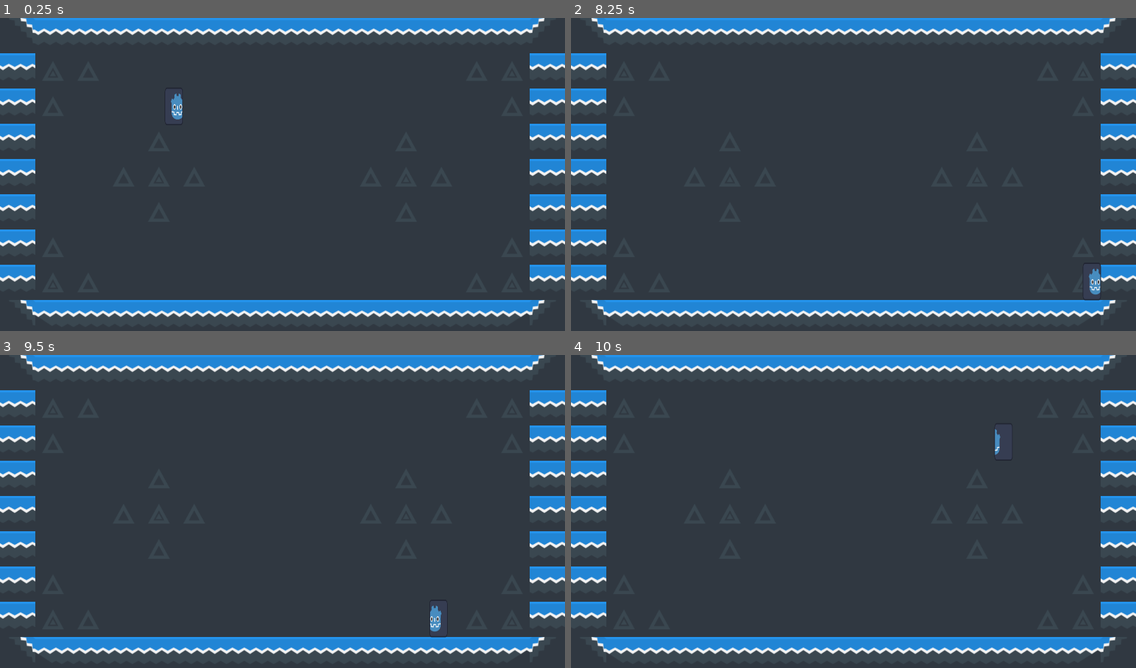
Above: before the commit, frames 1-4 (two rows, left to right).
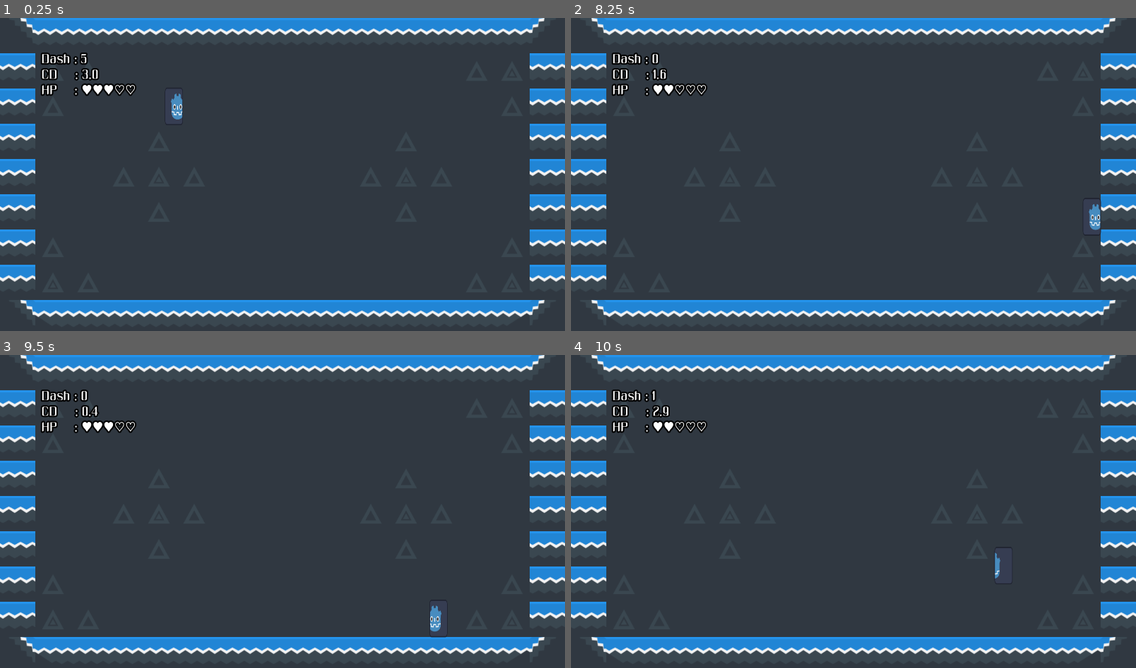
Above: after the commit, the same moments.

Repository: Draze999/SoundCrawler
Game: Godot game, scene res://scenes/world.tscn
Same seed, same stepped clock (60 frames per second), same inputs: the game is played once before the commit and once after it. The engine's default icon, where the game draws it, is replaced by a stand-in: a white triangle on a blue panel in a dark square.
Inputs (mouse positions are in pixels of both pictures, inside the frame that each line leads up to):
- Up to frame 1 (0.25 s): no input
- Up to frame 2 (8.25 s): tap Enter at 0.5, 8 s; move the mouse to (977, 161) at 0.52 s; hold Right (Move_Right) 0.53-1.28 s; click (977, 161) at 0.6 s; tap Shift (Dash) at 0.8, 1.35, 3.05, 3.6, 5.3, 5.85, 7.55, 8.1 s; move the mouse to (740, 193) at 1.27 s; hold Down (Move_Down) 1.28-2.03 s; right-click (740, 193) at 1.55 s; tap Space at 2 s; move the mouse to (910, 105) at 2.02 s; hold Right (Move_Right) 2.03-2.78 s; right-click (910, 105) at 2.1 s; click (910, 105) at 2.3 s; move the mouse to (825, 240) at 2.77 s; hold Up (Move_Up) 2.78-3.53 s; click (825, 240) at 2.85 s; move the mouse to (1023, 224) at 3.52 s; hold Left (Move_Left) 3.53-5.03 s; right-click (1023, 224) at 3.8 s; move the mouse to (684, 127) at 4.27 s; right-click (684, 127) at 4.35 s; click (684, 127) at 4.55 s; move the mouse to (881, 177) at 5.02 s; hold Down (Move_Down) 5.03-5.78 s; click (881, 177) at 5.1 s; move the mouse to (768, 96) at 5.77 s; hold Right (Move_Right) 5.78-6.53 s; right-click (768, 96) at 6.05 s; move the mouse to (977, 161) at 6.52 s; hold Up (Move_Up) 6.53-7.28 s; right-click (977, 161) at 6.6 s; click (977, 161) at 6.8 s; move the mouse to (740, 193) at 7.27 s; hold Right (Move_Right) 7.28-8.03 s; click (740, 193) at 7.35 s; move the mouse to (910, 105) at 8.02 s; hold Down (Move_Down) from 8.03 s (still down)
- Up to frame 3 (9.5 s): right-click (339, 442) at 8.3 s; move the mouse to (254, 577) at 8.77 s; release Down (Move_Down) at 8.78 s; hold Left (Move_Left) from 8.78 s (still down); right-click (254, 577) at 8.85 s; click (254, 577) at 9.05 s
- Up to frame 4 (10 s): move the mouse to (1023, 561) at 9.52 s; release Left (Move_Left) at 9.53 s; hold Up (Move_Up) from 9.53 s (still down); click (1023, 561) at 9.6 s; tap Shift (Dash) at 9.8 s

The runs differ from the first frame. In frame 1, 0.9% of the frame differs, in the area x 7-25%, y 11-25%; in frame 2, 1.1%, in the area x 7-94%, y 11-91%; in frame 3, 0.8%; in frame 4, 1.0%.

Commit message:
Added informations displayer and a font

Diff:
--- a/scenes/player.tscn
+++ b/scenes/player.tscn
@@ -12,7 +12,7 @@
 [node name="Player" type="CharacterBody2D"]
 script = ExtResource("1_cj66b")
 
-[node name="Sprite2D" type="Sprite2D" parent="."]
+[node name="PlayerSprite" type="Sprite2D" parent="."]
 position = Vector2(0, -64)
 scale = Vector2(0.484375, 1)
 texture = ExtResource("1_2araf")
@@ -30,7 +30,7 @@
 limit_bottom = 1080
 
 [node name="TargetArrow" type="Sprite2D" parent="."]
-show_behind_parent = true
+z_index = 1000
 scale = Vector2(1.5, 1.5)
 texture = ExtResource("4_1rx0c")
 script = ExtResource("5_qlg0s")
--- a/scenes/world.tscn
+++ b/scenes/world.tscn
@@ -1,7 +1,12 @@
-[gd_scene load_steps=3 format=3 uid="uid://c4jewdnjv5byo"]
+[gd_scene load_steps=6 format=3 uid="uid://c4jewdnjv5byo"]
 
 [ext_resource type="PackedScene" uid="uid://bgrklh33pla54" path="res://scenes/player.tscn" id="1_lvunc"]
 [ext_resource type="PackedScene" uid="uid://du7d1d6s36e7n" path="res://scenes/background.tscn" id="2_s41g0"]
+[ext_resource type="FontFile" uid="uid://cpvkchotumurn" path="res://Fonts/Unique.ttf" id="3_6pu8w"]
+[ext_resource type="Script" path="res://scripts/DashText.gd" id="3_iht71"]
+
+[sub_resource type="FontVariation" id="FontVariation_785kf"]
+base_font = ExtResource("3_6pu8w")
 
 [node name="World" type="Node2D"]
 
@@ -10,3 +15,22 @@
 position = Vector2(591, 365)
 
 [node name="Background" parent="." instance=ExtResource("2_s41g0")]
+
+[node name="RichTextLabel" type="RichTextLabel" parent="."]
+z_index = 4096
+z_as_relative = false
+offset_left = 128.0
+offset_top = 112.0
+offset_right = 595.0
+offset_bottom = 339.0
+theme_override_colors/default_color = Color(1, 1, 1, 1)
+theme_override_colors/font_outline_color = Color(0, 0, 0, 1)
+theme_override_constants/outline_size = 20
+theme_override_fonts/normal_font = SubResource("FontVariation_785kf")
+theme_override_font_sizes/normal_font_size = 45
+text = "test"
+fit_content = true
+scroll_active = false
+autowrap_mode = 0
+shortcut_keys_enabled = false
+script = ExtResource("3_iht71")
--- /dev/null
+++ b/scripts/DashText.gd
@@ -0,0 +1,21 @@
+extends RichTextLabel
+
+
+# Called when the node enters the scene tree for the first time.
+func _ready():
+	pass # Replace with function body.
+
+
+# Called every frame. 'delta' is the elapsed time since the previous frame.
+func _process(delta):
+	var DashC = str(get_node("../Player").get("DashCount"))
+	var DashCD = str(snappedf(get_node("../Player").get("DashResetTimer"), 0.1))
+	var HP = ""
+	for x in get_node("../Player").get("Health"):
+		HP += '♥'
+	var LastHP = ""
+	for x in (get_node("../Player").get("MaxHealth") - get_node("../Player").get("Health")):
+		LastHP += "♡"
+	if DashCD.length() == 1:
+		DashCD += ".0"
+	text = " Dash : " + DashC + "\n CD     : " + DashCD + "\n HP     : " + HP + LastHP
--- a/scripts/TargetArrow.gd
+++ b/scripts/TargetArrow.gd
@@ -16,6 +16,7 @@
 	distance = sqrt((direction.x * direction.x) + (direction.y * direction.y))
 	clamp(distance, 0, 1)
 	set_scale(Vector2(distance, distance))
+	modulate.a = distance * 0.7
 	rotate(atan2(direction.y, direction.x) - rotation)
 	position.x = 200 * direction.x
 	position.y = 200 * direction.y - 64
--- a/scripts/player.gd
+++ b/scripts/player.gd
@@ -1,36 +1,49 @@
 extends CharacterBody2D
 
 var SPEED = 400.0
+var Health = 3
+var MaxHealth = 5
 var direction = Vector2()
 var canDash = true
+var MaxDashTimer = 0.1
+var MaxDashResetTimer = 3
+var MaxDashCount = 5
 var DashTimer = 0.1
-var IsDashing = false
+@export var DashResetTimer = 3
+@export var DashCount = 5
 var DashDirection = Vector2.ZERO
 @export var facing = 0 #0 = Right Bottom; 1 = Left Bottom; 2 = Right Top; 3 = Left Top;
 var facingX:int = 0
 var facingY:int = 0
 
 func _dash(delta):
-	if Input.is_action_just_pressed("Dash") and canDash:
+	if Input.is_action_just_pressed("Dash") and canDash and (DashCount > 0):
 		DashDirection = direction.normalized() * 9
 		if DashDirection == Vector2.ZERO:
 			var DashX = -1 if (facing % 2 == 1) else 1
 			var DashY = -1 if (facing >= 2) else 1
 			DashDirection = Vector2(DashX, DashY).normalized() * 9
 		canDash = false
-		IsDashing = true
-	elif IsDashing:
+		DashCount -= 1
+	elif not canDash:
 		DashTimer -= delta
 	if DashTimer <= 0:
-		DashTimer = 0.1
+		DashTimer = MaxDashTimer
 		canDash = true
-		IsDashing = false
 		DashDirection = Vector2.ZERO
-
+	if DashCount < MaxDashCount:
+		DashResetTimer -= delta
+	if DashResetTimer <= 0:
+		DashCount += 1
+		DashResetTimer = MaxDashResetTimer
 
 func _input(_event):
 	direction.x = Input.get_axis("Move_Left", "Move_Right")
 	direction.y = Input.get_axis("Move_Up", "Move_Down")
+	if Input.is_action_just_pressed("Attack"):
+		Health = clamp(Health - 1, 0, MaxHealth)
+	if Input.is_action_just_pressed("Throw"):
+		Health = clamp(Health + 1, 0, MaxHealth)
 
 
 func _process(delta):
Binary file added: Fonts/Unique.ttf
Not shown, added: Fonts/Unique.ttf.import
